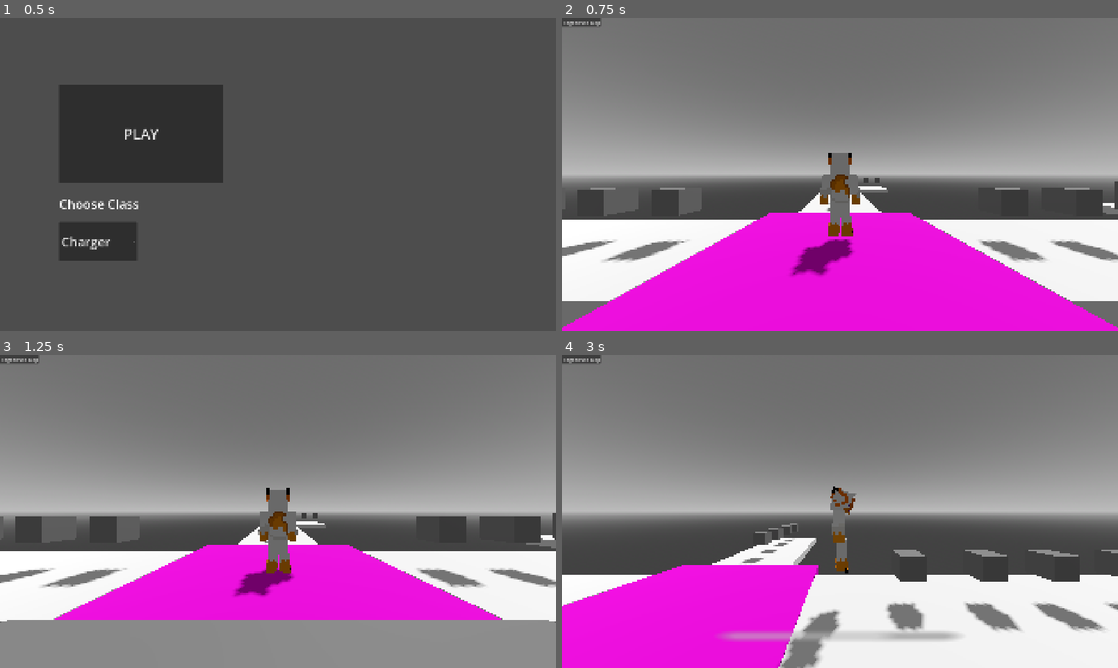
Above: before the commit, frames 1-4 (two rows, left to right).
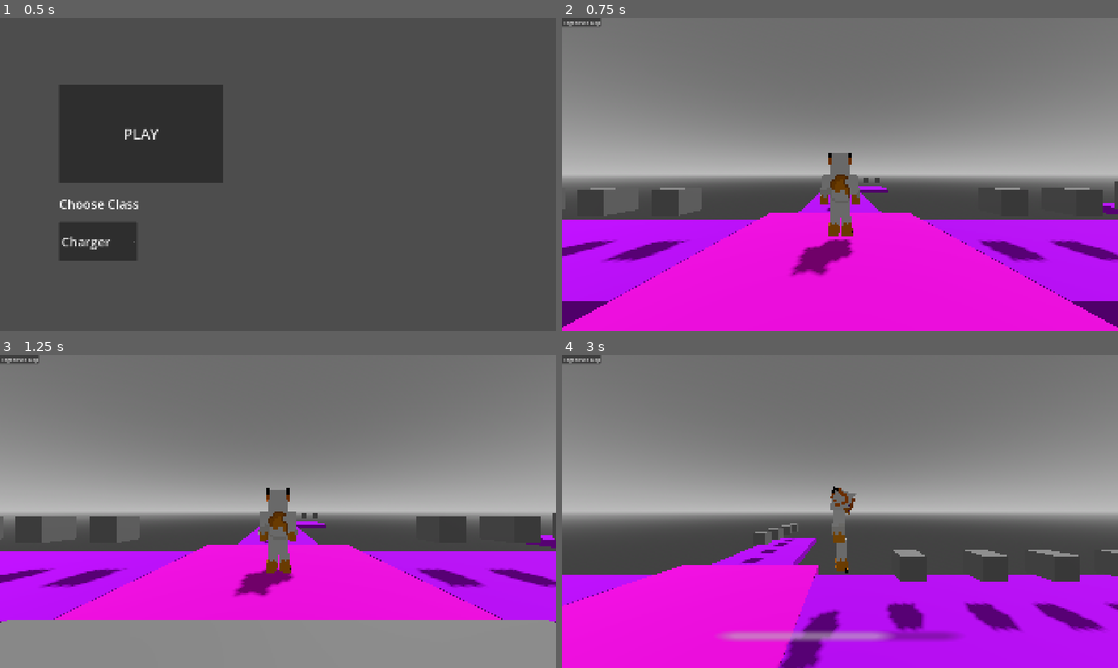
Above: after the commit, the same moments.

Repository: RayTK09/NullscapeFadingWorld
Game: Godot game, scene res://scenes/menu.tscn
Two runs of this game, one before a commit and one after it. Both use one fixed random seed, a clock stepped at 60 frames per second and the inputs below.
Inputs (mouse positions are in pixels of both pictures, inside the frame that each line leads up to):
- Up to frame 1 (0.5 s): no input
- Up to frame 2 (0.75 s): click "PLAY" at 0.5 s
- Up to frame 3 (1.25 s): no input
- Up to frame 4 (3 s): click "Regenerate Map" at 1.25 s; tap Enter at 2 s; move the mouse to (962, 495) at 2.02 s; hold D (Right) 2.03-2.78 s; hold E (Ability) 2.03-2.78 s; click (962, 495) at 2.17 s; tap Space (Jump) at 2.27 s; move the mouse to (728, 527) at 2.77 s; hold S (Backward) from 2.78 s (still down); tap N (unlock Mouse) at 2.85 s

Frame 1 is identical in both runs. In frame 2, 13% of the frame differs, in the area x 0-100%, y 53-99%; in frame 3, 10%; in frame 4, 19%, in the area x 0-100%, y 58-100%.

Commit message:
collapse deletes stuff. but array doesn't delete the deleted node?

Diff:
--- a/scripts/spawn.gd
+++ b/scripts/spawn.gd
@@ -60,6 +60,7 @@
 	if collapseStart and !collapseOneTile:
 		collapse()
 		collapseOneTile = true
+
 
 
 func placeTiles(spawner):
@@ -113,7 +114,7 @@
 			maxGifts += newTile.giftAmount
 			newTile.global_position = connectingTile.connectors[connectorPoint].global_position
 			newTile.global_rotation = connectingTile.connectors[connectorPoint].global_rotation
-			newTile.connect("collapsed", collapse)
+			newTile.collapsed.connect(collapse)
 			return
 
 	if connectingTile.connectors[connectorPoint].isConnected:
@@ -121,38 +122,37 @@
 
 
 func collapse():
+	var getTiles := [tileStart1.get_children(), tileStart2.get_children(), tileStart3.get_children(), tileStart4.get_children()]
 	#note to self: if you want to get the amount of objects in an array, use SIZE() not MAX(), idiot.
 	print("collapse")
-	var getLongestPath = checkLongestTile(tileStart1.get_children().size(), tileStart2.get_children().size(), tileStart3.get_children().size(), tileStart4.get_children().size())
+	var getLongestPath = checkLongestTile(getTiles[0].size(), getTiles[1].size(), getTiles[2].size(), getTiles[3].size())
 	if getLongestPath == 4:
 		return
-	var getSpawner = spawners[getLongestPath].get_children()
+	var getSpawner : Array = getTiles[getLongestPath]
+	print(getLongestPath)
+	print(getSpawner)
 	if getSpawner.size() == 1:
-		return
+		collapse()
 	getSpawner[getSpawner.size() - 1].startDestruction = true
+	getSpawner.remove_at(getSpawner.size() - 1)
 
 
 func checkLongestTile(spawnerOne, spawnerTwo, spawnerThree, spawnerFour) -> int:
-	if spawnerOne > spawnerTwo and spawnerOne > spawnerThree and spawnerOne > spawnerFour:
+	if spawnerOne > spawnerTwo and spawnerOne > spawnerThree and spawnerOne > spawnerFour and spawnerOne != 1:
 		return 0
-	elif spawnerTwo > spawnerOne and spawnerTwo > spawnerThree and spawnerTwo > spawnerFour:
+	elif spawnerTwo > spawnerOne and spawnerTwo > spawnerThree and spawnerTwo > spawnerFour and spawnerTwo != 1:
 		return 1
-	elif spawnerThree > spawnerOne and spawnerThree > spawnerTwo and spawnerThree > spawnerFour:
+	elif spawnerThree > spawnerOne and spawnerThree > spawnerTwo and spawnerThree > spawnerFour and spawnerThree != 1:
 		return 2
-	elif spawnerFour > spawnerOne and spawnerFour > spawnerTwo and spawnerFour > spawnerThree:
+	elif spawnerFour > spawnerOne and spawnerFour > spawnerTwo and spawnerFour > spawnerThree and spawnerFour != 1:
 		return 3
 
-	var chooseRandom = rng.randi_range(1, 4)
-	if chooseRandom == 1:
-		return 0
-	elif chooseRandom == 2:
-		return 1
-	elif chooseRandom == 3:
-		return 2
-	elif chooseRandom == 4:
-		return 3
-	else:
-		return 4
+	var listSpawners := [spawnerOne, spawnerTwo, spawnerThree, spawnerFour]
+	for i in spawners.size():
+		#print(listSpawners[i])
+		if listSpawners[i] != 1:
+			return i
+	return 4
 
 
 
--- a/scripts/tileScripts/Tile.gd
+++ b/scripts/tileScripts/Tile.gd
@@ -29,5 +29,5 @@
 	if startDestruction:
 		collapseTimer = get_tree().create_timer(5)
 		await collapseTimer.timeout
+		queue_free()
 		collapsed.emit()
-		queue_free()
Not shown, changed: assets/tiles/cornerTileLeft.gltf
Binary file added: assets/tiles/cornerTileLeft_0.png
Not shown, added: assets/tiles/cornerTileLeft_0.png.import
Binary file added: assets/tiles/cornerTileLeft_1.png
Not shown, added: assets/tiles/cornerTileLeft_1.png.import
Not shown, changed: assets/tiles/cornerTileRight.gltf
Binary file added: assets/tiles/cornerTileRight_0.png
Not shown, added: assets/tiles/cornerTileRight_0.png.import
Binary file added: assets/tiles/cornerTileRight_1.png
Not shown, added: assets/tiles/cornerTileRight_1.png.import
Not shown, changed: assets/tiles/plusTile.gltf
Binary file added: assets/tiles/plusTile_0.png
(and 7 more such lines)
